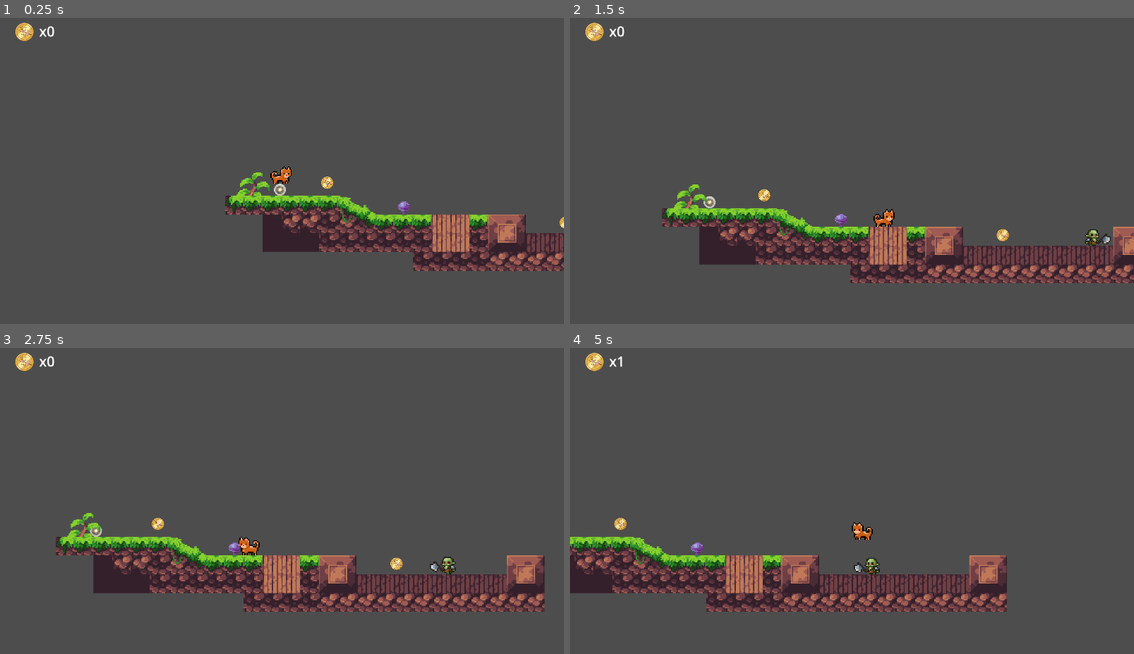
Above: before the commit, frames 1-4 (two rows, left to right).
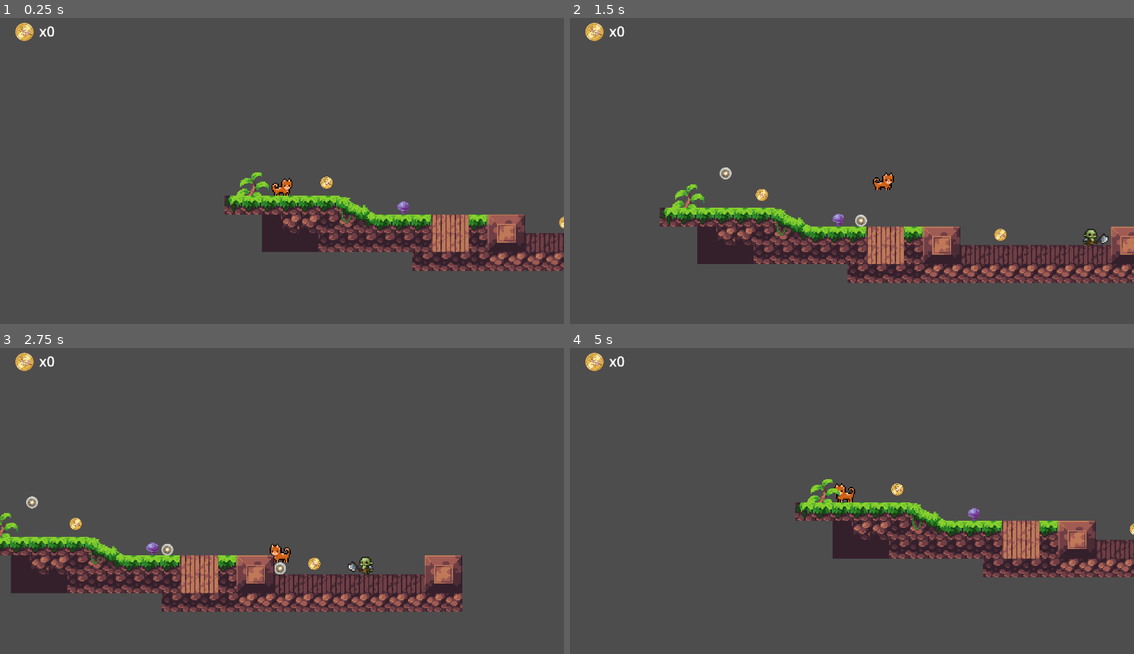
Above: after the commit, the same moments.

Repository: ionutincau/cats
Game: Godot game, scene res://scenes/game.tscn
Same seed, same stepped clock (60 frames per second), same inputs: the game is played once before the commit and once after it.
Inputs:
- Up to frame 1 (0.25 s): no input
- Up to frame 2 (1.5 s): tap Enter (ui_accept) at 0.5, 0.77 s; hold Right (ui_right) from 0.53 s (still down); tap Alt (fire, bound only after the commit) at 0.6, 1.35 s
- Up to frame 3 (2.75 s): tap Enter (ui_accept) at 1.52 s; release Right (ui_right) at 2.03 s; hold Left (ui_left) from 2.03 s (still down); tap Alt (fire, bound only after the commit) at 2.1 s
- Up to frame 4 (5 s): release Left (ui_left) at 2.78 s; hold Right (ui_right) 2.78-4.28 s; tap Alt (fire, bound only after the commit) at 2.85, 3.6, 4.35 s; tap Enter (ui_accept) at 3.02, 3.77, 4.52 s; hold Left (ui_left) from 4.28 s (still down)

The runs differ from the first frame. In frame 1, 1.9% of the frame differs, in the area x 39-100%, y 48-83%; in frame 2, 7.0%; in frame 3, 15%; in frame 4, 21%, in the area x 0-100%, y 2-87%.

Commit message:
fire on key press

Diff:
--- a/project.godot
+++ b/project.godot
@@ -25,6 +25,14 @@
 window/size/viewport_width=1920
 window/size/viewport_height=1080
 
+[input]
+
+fire={
+"deadzone": 0.2,
+"events": [Object(InputEventKey,"resource_local_to_scene":false,"resource_name":"","device":-1,"window_id":0,"alt_pressed":false,"shift_pressed":false,"ctrl_pressed":false,"meta_pressed":false,"pressed":false,"keycode":0,"physical_keycode":4194328,"key_label":0,"unicode":0,"location":0,"echo":false,"script":null)
+]
+}
+
 [rendering]
 
 textures/canvas_textures/default_texture_filter=0
--- a/scripts/gun.gd
+++ b/scripts/gun.gd
@@ -4,8 +4,9 @@
 @onready var player: CharacterBody2D = %Player
 @onready var bullet_scene = load("res://scenes/bullet.tscn")
 
-func _ready() -> void:
-	fire()
+func _process(_delta: float) -> void:
+	if Input.is_action_just_pressed("fire"):
+		fire()
 
 func fire():
 	var bullet = bullet_scene.instantiate()
